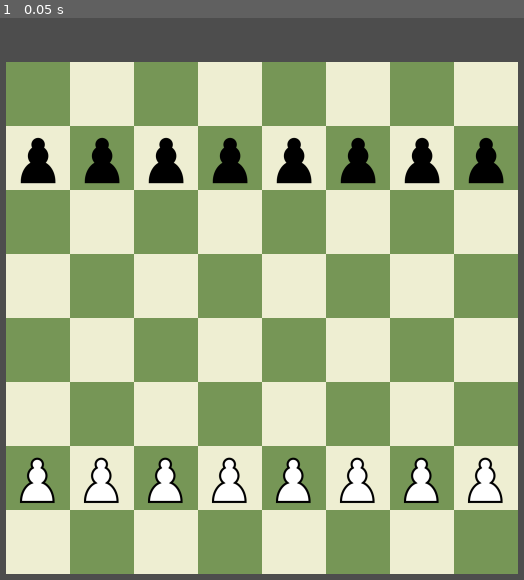
Above: before the commit, frame 1.
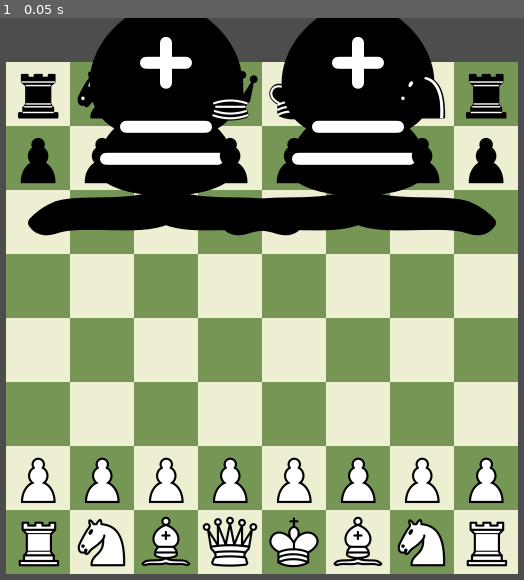
Above: after the commit, the same moment.

Repository: Lizard-Brain-Labs/chess-game
Game: Godot game, scene res://scenes/main.tscn
Two runs of this game, one before a commit and one after it. Both use one fixed random seed, a clock stepped at 60 frames per second and the inputs below.
Inputs:
- Up to frame 1 (0.05 s): no input

The runs differ from the first frame. In frame 1, 88% of the frame differs, in the area x 1-99%, y 0-99%.

Commit message:
updating piece assets

Diff:
--- a/chessboard.gd
+++ b/chessboard.gd
@@ -18,9 +18,9 @@
 		for file in range(0,8):
 			var square = ColorRect.new()
 			if (rank + file) % 2 == 0:
+				square.color = board_color_light
+			else:
 				square.color = board_color_dark
-			else:
-				square.color = board_color_light
 			square.size = Vector2(square_size, square_size)
 			square.position = Vector2(file * square_size, rank * square_size)
 			square.name = "%s%d" % [char(file + 97), 8 - rank]
@@ -31,3 +31,9 @@
 func get_square_pos(rank:int, file:int) -> Vector2:
 	var square_pos = Vector2(file * square_size, rank * square_size)
 	return square_pos
+
+func get_square(pos:Vector2) -> ColorRect:
+	var rank = int(pos.y / 64)
+	var file = int(pos.x / 64)
+	var square_name = "%s%d" % [char(file + 97), 8 - rank]
+	return squares[square_name]
--- /dev/null
+++ b/pieces/bishop_black.tscn
@@ -0,0 +1,8 @@
+[gd_scene load_steps=2 format=3 uid="uid://ogerbx64p5yp"]
+
+[ext_resource type="Texture2D" uid="uid://djv1klxfaq4lq" path="res://resources/Chess_bdt45.svg" id="1_axanw"]
+
+[node name="BishopBlack" type="Node2D"]
+
+[node name="Sprite2D" type="Sprite2D" parent="."]
+texture = ExtResource("1_axanw")
--- /dev/null
+++ b/pieces/bishop_white.tscn
@@ -0,0 +1,8 @@
+[gd_scene load_steps=2 format=3 uid="uid://c4duy5aivihrm"]
+
+[ext_resource type="Texture2D" uid="uid://ct3auy3a2pqjp" path="res://resources/bishop_white.png" id="1_6siiq"]
+
+[node name="BishopWhite" type="Node2D"]
+
+[node name="Sprite2D" type="Sprite2D" parent="."]
+texture = ExtResource("1_6siiq")
--- /dev/null
+++ b/pieces/king_black.tscn
@@ -0,0 +1,8 @@
+[gd_scene load_steps=2 format=3 uid="uid://b5e3msofqelex"]
+
+[ext_resource type="Texture2D" uid="uid://bjdtmxhoyyl8e" path="res://resources/king_black.png" id="1_wjufy"]
+
+[node name="KingBlack" type="Node2D"]
+
+[node name="Sprite2D" type="Sprite2D" parent="."]
+texture = ExtResource("1_wjufy")
--- /dev/null
+++ b/pieces/king_white.tscn
@@ -0,0 +1,8 @@
+[gd_scene load_steps=2 format=3 uid="uid://dx6lyr1qpndfi"]
+
+[ext_resource type="Texture2D" uid="uid://bjiiskb287uda" path="res://resources/king_white.png" id="1_uu3d1"]
+
+[node name="KingWhite" type="Node2D"]
+
+[node name="Sprite2D" type="Sprite2D" parent="."]
+texture = ExtResource("1_uu3d1")
--- /dev/null
+++ b/pieces/knight_black.tscn
@@ -0,0 +1,8 @@
+[gd_scene load_steps=2 format=3 uid="uid://da41tfirvbps7"]
+
+[ext_resource type="Texture2D" uid="uid://denlevxou7ggk" path="res://resources/knight_black.png" id="1_4tpnu"]
+
+[node name="KnightBlack" type="Node2D"]
+
+[node name="Sprite2D" type="Sprite2D" parent="."]
+texture = ExtResource("1_4tpnu")
--- /dev/null
+++ b/pieces/knight_white.tscn
@@ -0,0 +1,8 @@
+[gd_scene load_steps=2 format=3 uid="uid://beofx00i06a74"]
+
+[ext_resource type="Texture2D" uid="uid://byj8gec5bgw86" path="res://resources/knight_white.png" id="1_sysm8"]
+
+[node name="KnightWhite" type="Node2D"]
+
+[node name="Sprite2D" type="Sprite2D" parent="."]
+texture = ExtResource("1_sysm8")
--- a/pieces/pawn_white.tscn
+++ b/pieces/pawn_white.tscn
@@ -5,4 +5,5 @@
 [node name="PawnWhite" type="Node2D"]
 
 [node name="Sprite2D" type="Sprite2D" parent="."]
+position = Vector2(1, 0)
 texture = ExtResource("1_m0rj4")
--- /dev/null
+++ b/pieces/queen_black.tscn
@@ -0,0 +1,8 @@
+[gd_scene load_steps=2 format=3 uid="uid://d1652qfks4m4n"]
+
+[ext_resource type="Texture2D" uid="uid://b78av2controq" path="res://resources/queen_black.png" id="1_j234a"]
+
+[node name="QueenBlack" type="Node2D"]
+
+[node name="Sprite2D" type="Sprite2D" parent="."]
+texture = ExtResource("1_j234a")
--- /dev/null
+++ b/pieces/queen_white.tscn
@@ -0,0 +1,8 @@
+[gd_scene load_steps=2 format=3 uid="uid://ce153lrjwjtot"]
+
+[ext_resource type="Texture2D" uid="uid://drtlen3cts61" path="res://resources/queen_white.png" id="1_xl0sh"]
+
+[node name="QueenWhite" type="Node2D"]
+
+[node name="Sprite2D" type="Sprite2D" parent="."]
+texture = ExtResource("1_xl0sh")
--- /dev/null
+++ b/pieces/rook_black.tscn
@@ -0,0 +1,8 @@
+[gd_scene load_steps=2 format=3 uid="uid://cipka3vfcg08s"]
+
+[ext_resource type="Texture2D" uid="uid://ejf0orq161ca" path="res://resources/rook_black.png" id="1_c7s38"]
+
+[node name="RookBlack" type="Node2D"]
+
+[node name="Sprite2D" type="Sprite2D" parent="."]
+texture = ExtResource("1_c7s38")
--- /dev/null
+++ b/pieces/rook_white.tscn
@@ -0,0 +1,8 @@
+[gd_scene load_steps=2 format=3 uid="uid://qeftsmt2y5lx"]
+
+[ext_resource type="Texture2D" uid="uid://t8ox6n2cmru5" path="res://resources/rook_white.png" id="1_5h2io"]
+
+[node name="RookWhite" type="Node2D"]
+
+[node name="Sprite2D" type="Sprite2D" parent="."]
+texture = ExtResource("1_5h2io")
--- /dev/null
+++ b/resources/Chess_bdt45.svg
@@ -0,0 +1,12 @@
+<?xml version="1.0" encoding="UTF-8" standalone="no"?>
+<!DOCTYPE svg PUBLIC "-//W3C//DTD SVG 1.1//EN" "http://www.w3.org/Graphics/SVG/1.1/DTD/svg11.dtd">
+<svg xmlns="http://www.w3.org/2000/svg" version="1.1" width="45" height="45">
+  <g style="opacity:1; fill:none; fill-rule:evenodd; fill-opacity:1; stroke:#000000; stroke-width:1.5; stroke-linecap:round; stroke-linejoin:round; stroke-miterlimit:4; stroke-dasharray:none; stroke-opacity:1;" transform="translate(0,0.6)">
+    <g style="fill:#000000; stroke:#000000; stroke-linecap:butt;">
+      <path d="M 9,36 C 12.39,35.03 19.11,36.43 22.5,34 C 25.89,36.43 32.61,35.03 36,36 C 36,36 37.65,36.54 39,38 C 38.32,38.97 37.35,38.99 36,38.5 C 32.61,37.53 25.89,38.96 22.5,37.5 C 19.11,38.96 12.39,37.53 9,38.5 C 7.65,38.99 6.68,38.97 6,38 C 7.35,36.54 9,36 9,36 z"/>
+      <path d="M 15,32 C 17.5,34.5 27.5,34.5 30,32 C 30.5,30.5 30,30 30,30 C 30,27.5 27.5,26 27.5,26 C 33,24.5 33.5,14.5 22.5,10.5 C 11.5,14.5 12,24.5 17.5,26 C 17.5,26 15,27.5 15,30 C 15,30 14.5,30.5 15,32 z"/>
+      <path d="M 25 8 A 2.5 2.5 0 1 1  20,8 A 2.5 2.5 0 1 1  25 8 z"/>
+    </g>
+    <path d="M 17.5,26 L 27.5,26 M 15,30 L 30,30 M 22.5,15.5 L 22.5,20.5 M 20,18 L 25,18" style="fill:none; stroke:#ffffff; stroke-linejoin:miter;"/>
+  </g>
+</svg>
--- /dev/null
+++ b/resources/Chess_blt45.svg
@@ -0,0 +1,12 @@
+<?xml version="1.0" encoding="UTF-8" standalone="no"?>
+<!DOCTYPE svg PUBLIC "-//W3C//DTD SVG 1.1//EN" "http://www.w3.org/Graphics/SVG/1.1/DTD/svg11.dtd">
+<svg xmlns="http://www.w3.org/2000/svg" version="1.1" width="45" height="45">
+  <g style="opacity:1; fill:none; fill-rule:evenodd; fill-opacity:1; stroke:#000000; stroke-width:1.5; stroke-linecap:round; stroke-linejoin:round; stroke-miterlimit:4; stroke-dasharray:none; stroke-opacity:1;" transform="translate(0,0.6)">
+    <g style="fill:#ffffff; stroke:#000000; stroke-linecap:butt;">
+      <path d="M 9,36 C 12.39,35.03 19.11,36.43 22.5,34 C 25.89,36.43 32.61,35.03 36,36 C 36,36 37.65,36.54 39,38 C 38.32,38.97 37.35,38.99 36,38.5 C 32.61,37.53 25.89,38.96 22.5,37.5 C 19.11,38.96 12.39,37.53 9,38.5 C 7.65,38.99 6.68,38.97 6,38 C 7.35,36.54 9,36 9,36 z"/>
+      <path d="M 15,32 C 17.5,34.5 27.5,34.5 30,32 C 30.5,30.5 30,30 30,30 C 30,27.5 27.5,26 27.5,26 C 33,24.5 33.5,14.5 22.5,10.5 C 11.5,14.5 12,24.5 17.5,26 C 17.5,26 15,27.5 15,30 C 15,30 14.5,30.5 15,32 z"/>
+      <path d="M 25 8 A 2.5 2.5 0 1 1  20,8 A 2.5 2.5 0 1 1  25 8 z"/>
+    </g>
+    <path d="M 17.5,26 L 27.5,26 M 15,30 L 30,30 M 22.5,15.5 L 22.5,20.5 M 20,18 L 25,18" style="fill:none; stroke:#000000; stroke-linejoin:miter;"/>
+  </g>
+</svg>
--- /dev/null
+++ b/resources/Chess_kdt45.svg
@@ -0,0 +1,12 @@
+<?xml version="1.0" encoding="UTF-8" standalone="no"?>
+<!DOCTYPE svg PUBLIC "-//W3C//DTD SVG 1.1//EN" "http://www.w3.org/Graphics/SVG/1.1/DTD/svg11.dtd">
+<svg xmlns="http://www.w3.org/2000/svg" version="1.1" width="45" height="45">
+  <g style="fill:none; fill-opacity:1; fill-rule:evenodd; stroke:#000000; stroke-width:1.5; stroke-linecap:round;stroke-linejoin:round;stroke-miterlimit:4; stroke-dasharray:none; stroke-opacity:1;">
+    <path d="M 22.5,11.63 L 22.5,6" style="fill:none; stroke:#000000; stroke-linejoin:miter;" id="path6570"/>
+    <path d="M 22.5,25 C 22.5,25 27,17.5 25.5,14.5 C 25.5,14.5 24.5,12 22.5,12 C 20.5,12 19.5,14.5 19.5,14.5 C 18,17.5 22.5,25 22.5,25" style="fill:#000000;fill-opacity:1; stroke-linecap:butt; stroke-linejoin:miter;"/>
+    <path d="M 12.5,37 C 18,40.5 27,40.5 32.5,37 L 32.5,30 C 32.5,30 41.5,25.5 38.5,19.5 C 34.5,13 25,16 22.5,23.5 L 22.5,27 L 22.5,23.5 C 20,16 10.5,13 6.5,19.5 C 3.5,25.5 12.5,30 12.5,30 L 12.5,37" style="fill:#000000; stroke:#000000;"/>
+    <path d="M 20,8 L 25,8" style="fill:none; stroke:#000000; stroke-linejoin:miter;"/>
+    <path d="M 32,29.5 C 32,29.5 40.5,25.5 38.03,19.85 C 34.15,14 25,18 22.5,24.5 L 22.5,26.6 L 22.5,24.5 C 20,18 10.85,14 6.97,19.85 C 4.5,25.5 13,29.5 13,29.5" style="fill:none; stroke:#ffffff;"/>
+    <path d="M 12.5,30 C 18,27 27,27 32.5,30 M 12.5,33.5 C 18,30.5 27,30.5 32.5,33.5 M 12.5,37 C 18,34 27,34 32.5,37" style="fill:none; stroke:#ffffff;"/>
+  </g>
+</svg>
--- /dev/null
+++ b/resources/Chess_klt45.svg
@@ -0,0 +1,9 @@
+<?xml version="1.0" encoding="UTF-8" standalone="no"?>
+<svg xmlns="http://www.w3.org/2000/svg" width="45" height="45">
+  <g fill="none" fill-rule="evenodd" stroke="#000" stroke-linecap="round" stroke-linejoin="round" stroke-width="1.5">
+    <path stroke-linejoin="miter" d="M22.5 11.63V6M20 8h5"/>
+    <path fill="#fff" stroke-linecap="butt" stroke-linejoin="miter" d="M22.5 25s4.5-7.5 3-10.5c0 0-1-2.5-3-2.5s-3 2.5-3 2.5c-1.5 3 3 10.5 3 10.5"/>
+    <path fill="#fff" d="M12.5 37c5.5 3.5 14.5 3.5 20 0v-7s9-4.5 6-10.5c-4-6.5-13.5-3.5-16 4V27v-3.5c-2.5-7.5-12-10.5-16-4-3 6 6 10.5 6 10.5v7"/>
+    <path d="M12.5 30c5.5-3 14.5-3 20 0m-20 3.5c5.5-3 14.5-3 20 0m-20 3.5c5.5-3 14.5-3 20 0"/>
+  </g>
+</svg>
--- /dev/null
+++ b/resources/Chess_ndt45.svg
@@ -0,0 +1,22 @@
+<?xml version="1.0" encoding="UTF-8" standalone="no"?>
+<!DOCTYPE svg PUBLIC "-//W3C//DTD SVG 1.1//EN" "http://www.w3.org/Graphics/SVG/1.1/DTD/svg11.dtd">
+<svg xmlns="http://www.w3.org/2000/svg" version="1.1" width="45" height="45">
+  <g style="opacity:1; fill:none; fill-opacity:1; fill-rule:evenodd; stroke:#000000; stroke-width:1.5; stroke-linecap:round;stroke-linejoin:round;stroke-miterlimit:4; stroke-dasharray:none; stroke-opacity:1;" transform="translate(0,0.3)">
+    <path
+      d="M 22,10 C 32.5,11 38.5,18 38,39 L 15,39 C 15,30 25,32.5 23,18"
+      style="fill:#000000; stroke:#000000;" />
+    <path
+      d="M 24,18 C 24.38,20.91 18.45,25.37 16,27 C 13,29 13.18,31.34 11,31 C 9.958,30.06 12.41,27.96 11,28 C 10,28 11.19,29.23 10,30 C 9,30 5.997,31 6,26 C 6,24 12,14 12,14 C 12,14 13.89,12.1 14,10.5 C 13.27,9.506 13.5,8.5 13.5,7.5 C 14.5,6.5 16.5,10 16.5,10 L 18.5,10 C 18.5,10 19.28,8.008 21,7 C 22,7 22,10 22,10"
+      style="fill:#000000; stroke:#000000;" />
+    <path
+      d="M 9.5 25.5 A 0.5 0.5 0 1 1 8.5,25.5 A 0.5 0.5 0 1 1 9.5 25.5 z"
+      style="fill:#ffffff; stroke:#ffffff;" />
+    <path
+      d="M 15 15.5 A 0.5 1.5 0 1 1  14,15.5 A 0.5 1.5 0 1 1  15 15.5 z"
+      transform="matrix(0.866,0.5,-0.5,0.866,9.693,-5.173)"
+      style="fill:#ffffff; stroke:#ffffff;" />
+    <path
+      d="M 24.55,10.4 L 24.1,11.85 L 24.6,12 C 27.75,13 30.25,14.49 32.5,18.75 C 34.75,23.01 35.75,29.06 35.25,39 L 35.2,39.5 L 37.45,39.5 L 37.5,39 C 38,28.94 36.62,22.15 34.25,17.66 C 31.88,13.17 28.46,11.02 25.06,10.5 L 24.55,10.4 z "
+      style="fill:#ffffff; stroke:none;" />
+  </g>
+</svg>
--- /dev/null
+++ b/resources/Chess_nlt45.svg
@@ -0,0 +1,19 @@
+<?xml version="1.0" encoding="UTF-8" standalone="no"?>
+<!DOCTYPE svg PUBLIC "-//W3C//DTD SVG 1.1//EN" "http://www.w3.org/Graphics/SVG/1.1/DTD/svg11.dtd">
+<svg xmlns="http://www.w3.org/2000/svg" version="1.1" width="45" height="45">
+  <g style="opacity:1; fill:none; fill-opacity:1; fill-rule:evenodd; stroke:#000000; stroke-width:1.5; stroke-linecap:round;stroke-linejoin:round;stroke-miterlimit:4; stroke-dasharray:none; stroke-opacity:1;" transform="translate(0,0.3)">
+    <path
+      d="M 22,10 C 32.5,11 38.5,18 38,39 L 15,39 C 15,30 25,32.5 23,18"
+      style="fill:#ffffff; stroke:#000000;" />
+    <path
+      d="M 24,18 C 24.38,20.91 18.45,25.37 16,27 C 13,29 13.18,31.34 11,31 C 9.958,30.06 12.41,27.96 11,28 C 10,28 11.19,29.23 10,30 C 9,30 5.997,31 6,26 C 6,24 12,14 12,14 C 12,14 13.89,12.1 14,10.5 C 13.27,9.506 13.5,8.5 13.5,7.5 C 14.5,6.5 16.5,10 16.5,10 L 18.5,10 C 18.5,10 19.28,8.008 21,7 C 22,7 22,10 22,10"
+      style="fill:#ffffff; stroke:#000000;" />
+    <path
+      d="M 9.5 25.5 A 0.5 0.5 0 1 1 8.5,25.5 A 0.5 0.5 0 1 1 9.5 25.5 z"
+      style="fill:#000000; stroke:#000000;" />
+    <path
+      d="M 15 15.5 A 0.5 1.5 0 1 1  14,15.5 A 0.5 1.5 0 1 1  15 15.5 z"
+      transform="matrix(0.866,0.5,-0.5,0.866,9.693,-5.173)"
+      style="fill:#000000; stroke:#000000;" />
+  </g>
+</svg>
--- /dev/null
+++ b/resources/Chess_pdt45.svg
@@ -0,0 +1,5 @@
+<?xml version="1.0" encoding="UTF-8" standalone="no"?>
+<!DOCTYPE svg PUBLIC "-//W3C//DTD SVG 1.1//EN" "http://www.w3.org/Graphics/SVG/1.1/DTD/svg11.dtd">
+<svg xmlns="http://www.w3.org/2000/svg" version="1.1" width="45" height="45">
+  <path d="m 22.5,9 c -2.21,0 -4,1.79 -4,4 0,0.89 0.29,1.71 0.78,2.38 C 17.33,16.5 16,18.59 16,21 c 0,2.03 0.94,3.84 2.41,5.03 C 15.41,27.09 11,31.58 11,39.5 H 34 C 34,31.58 29.59,27.09 26.59,26.03 28.06,24.84 29,23.03 29,21 29,18.59 27.67,16.5 25.72,15.38 26.21,14.71 26.5,13.89 26.5,13 c 0,-2.21 -1.79,-4 -4,-4 z" style="opacity:1; fill:#000000; fill-opacity:1; fill-rule:nonzero; stroke:#000000; stroke-width:1.5; stroke-linecap:round; stroke-linejoin:miter; stroke-miterlimit:4; stroke-dasharray:none; stroke-opacity:1;"/>
+</svg>
--- /dev/null
+++ b/resources/Chess_plt45.svg
@@ -0,0 +1,5 @@
+<?xml version="1.0" encoding="UTF-8" standalone="no"?>
+<!DOCTYPE svg PUBLIC "-//W3C//DTD SVG 1.1//EN" "http://www.w3.org/Graphics/SVG/1.1/DTD/svg11.dtd">
+<svg xmlns="http://www.w3.org/2000/svg" version="1.1" width="45" height="45">
+  <path d="m 22.5,9 c -2.21,0 -4,1.79 -4,4 0,0.89 0.29,1.71 0.78,2.38 C 17.33,16.5 16,18.59 16,21 c 0,2.03 0.94,3.84 2.41,5.03 C 15.41,27.09 11,31.58 11,39.5 H 34 C 34,31.58 29.59,27.09 26.59,26.03 28.06,24.84 29,23.03 29,21 29,18.59 27.67,16.5 25.72,15.38 26.21,14.71 26.5,13.89 26.5,13 c 0,-2.21 -1.79,-4 -4,-4 z" style="opacity:1; fill:#ffffff; fill-opacity:1; fill-rule:nonzero; stroke:#000000; stroke-width:1.5; stroke-linecap:round; stroke-linejoin:miter; stroke-miterlimit:4; stroke-dasharray:none; stroke-opacity:1;"/>
+</svg>
--- /dev/null
+++ b/resources/Chess_qdt45.svg
@@ -0,0 +1,27 @@
+<?xml version="1.0" encoding="utf-8" standalone="no"?>
+<!DOCTYPE svg PUBLIC "-//W3C//DTD SVG 1.1//EN"
+"http://www.w3.org/Graphics/SVG/1.1/DTD/svg11.dtd">
+<svg xmlns="http://www.w3.org/2000/svg" version="1.1" width="45"
+height="45">
+  <g style="fill:#000000;stroke:#000000;stroke-width:1.5; stroke-linecap:round;stroke-linejoin:round">
+
+    <path d="M 9,26 C 17.5,24.5 30,24.5 36,26 L 38.5,13.5 L 31,25 L 30.7,10.9 L 25.5,24.5 L 22.5,10 L 19.5,24.5 L 14.3,10.9 L 14,25 L 6.5,13.5 L 9,26 z"
+    style="stroke-linecap:butt;fill:#000000" />
+    <path d="m 9,26 c 0,2 1.5,2 2.5,4 1,1.5 1,1 0.5,3.5 -1.5,1 -1,2.5 -1,2.5 -1.5,1.5 0,2.5 0,2.5 6.5,1 16.5,1 23,0 0,0 1.5,-1 0,-2.5 0,0 0.5,-1.5 -1,-2.5 -0.5,-2.5 -0.5,-2 0.5,-3.5 1,-2 2.5,-2 2.5,-4 -8.5,-1.5 -18.5,-1.5 -27,0 z" />
+    <path d="M 11.5,30 C 15,29 30,29 33.5,30" />
+    <path d="m 12,33.5 c 6,-1 15,-1 21,0" />
+    <circle cx="6" cy="12" r="2" />
+    <circle cx="14" cy="9" r="2" />
+    <circle cx="22.5" cy="8" r="2" />
+    <circle cx="31" cy="9" r="2" />
+    <circle cx="39" cy="12" r="2" />
+    <path d="M 11,38.5 A 35,35 1 0 0 34,38.5"
+    style="fill:none; stroke:#000000;stroke-linecap:butt;" />
+    <g style="fill:none; stroke:#ffffff;">
+      <path d="M 11,29 A 35,35 1 0 1 34,29" />
+      <path d="M 12.5,31.5 L 32.5,31.5" />
+      <path d="M 11.5,34.5 A 35,35 1 0 0 33.5,34.5" />
+      <path d="M 10.5,37.5 A 35,35 1 0 0 34.5,37.5" />
+    </g>
+  </g>
+</svg>
--- /dev/null
+++ b/resources/Chess_qlt45.svg
@@ -0,0 +1,15 @@
+<?xml version="1.0" encoding="UTF-8" standalone="no"?>
+<!DOCTYPE svg PUBLIC "-//W3C//DTD SVG 1.1//EN" "http://www.w3.org/Graphics/SVG/1.1/DTD/svg11.dtd">
+<svg xmlns="http://www.w3.org/2000/svg" version="1.1" width="45" height="45">
+  <g style="fill:#ffffff;stroke:#000000;stroke-width:1.5;stroke-linejoin:round">
+    <path d="M 9,26 C 17.5,24.5 30,24.5 36,26 L 38.5,13.5 L 31,25 L 30.7,10.9 L 25.5,24.5 L 22.5,10 L 19.5,24.5 L 14.3,10.9 L 14,25 L 6.5,13.5 L 9,26 z"/>
+    <path d="M 9,26 C 9,28 10.5,28 11.5,30 C 12.5,31.5 12.5,31 12,33.5 C 10.5,34.5 11,36 11,36 C 9.5,37.5 11,38.5 11,38.5 C 17.5,39.5 27.5,39.5 34,38.5 C 34,38.5 35.5,37.5 34,36 C 34,36 34.5,34.5 33,33.5 C 32.5,31 32.5,31.5 33.5,30 C 34.5,28 36,28 36,26 C 27.5,24.5 17.5,24.5 9,26 z"/>
+    <path d="M 11.5,30 C 15,29 30,29 33.5,30" style="fill:none"/>
+    <path d="M 12,33.5 C 18,32.5 27,32.5 33,33.5" style="fill:none"/>
+    <circle cx="6" cy="12" r="2" />
+    <circle cx="14" cy="9" r="2" />
+    <circle cx="22.5" cy="8" r="2" />
+    <circle cx="31" cy="9" r="2" />
+    <circle cx="39" cy="12" r="2" />
+  </g>
+</svg>
--- /dev/null
+++ b/resources/Chess_rdt45.svg
@@ -0,0 +1,39 @@
+<?xml version="1.0" encoding="UTF-8" standalone="no"?>
+<!DOCTYPE svg PUBLIC "-//W3C//DTD SVG 1.1//EN" "http://www.w3.org/Graphics/SVG/1.1/DTD/svg11.dtd">
+<svg xmlns="http://www.w3.org/2000/svg" version="1.1" width="45" height="45">
+  <g style="opacity:1; fill:#000000; fill-opacity:1; fill-rule:evenodd; stroke:#000000; stroke-width:1.5; stroke-linecap:round;stroke-linejoin:round;stroke-miterlimit:4; stroke-dasharray:none; stroke-opacity:1;" transform="translate(0,0.3)">
+    <path
+      d="M 9,39 L 36,39 L 36,36 L 9,36 L 9,39 z "
+      style="stroke-linecap:butt;" />
+    <path
+      d="M 12.5,32 L 14,29.5 L 31,29.5 L 32.5,32 L 12.5,32 z "
+      style="stroke-linecap:butt;" />
+    <path
+      d="M 12,36 L 12,32 L 33,32 L 33,36 L 12,36 z "
+      style="stroke-linecap:butt;" />
+    <path
+      d="M 14,29.5 L 14,16.5 L 31,16.5 L 31,29.5 L 14,29.5 z "
+      style="stroke-linecap:butt;stroke-linejoin:miter;" />
+    <path
+      d="M 14,16.5 L 11,14 L 34,14 L 31,16.5 L 14,16.5 z "
+      style="stroke-linecap:butt;" />
+    <path
+      d="M 11,14 L 11,9 L 15,9 L 15,11 L 20,11 L 20,9 L 25,9 L 25,11 L 30,11 L 30,9 L 34,9 L 34,14 L 11,14 z "
+      style="stroke-linecap:butt;" />
+    <path
+      d="M 12,35.5 L 33,35.5 L 33,35.5"
+      style="fill:none; stroke:#ffffff; stroke-width:1; stroke-linejoin:miter;" />
+    <path
+      d="M 13,31.5 L 32,31.5"
+      style="fill:none; stroke:#ffffff; stroke-width:1; stroke-linejoin:miter;" />
+    <path
+      d="M 14,29.5 L 31,29.5"
+      style="fill:none; stroke:#ffffff; stroke-width:1; stroke-linejoin:miter;" />
+    <path
+      d="M 14,16.5 L 31,16.5"
+      style="fill:none; stroke:#ffffff; stroke-width:1; stroke-linejoin:miter;" />
+    <path
+      d="M 11,14 L 34,14"
+      style="fill:none; stroke:#ffffff; stroke-width:1; stroke-linejoin:miter;" />
+  </g>
+</svg>
--- /dev/null
+++ b/resources/Chess_rlt45.svg
@@ -0,0 +1,25 @@
+<?xml version="1.0" encoding="UTF-8" standalone="no"?>
+<!DOCTYPE svg PUBLIC "-//W3C//DTD SVG 1.1//EN" "http://www.w3.org/Graphics/SVG/1.1/DTD/svg11.dtd">
+<svg xmlns="http://www.w3.org/2000/svg" version="1.1" width="45" height="45">
+  <g style="opacity:1; fill:#ffffff; fill-opacity:1; fill-rule:evenodd; stroke:#000000; stroke-width:1.5; stroke-linecap:round;stroke-linejoin:round;stroke-miterlimit:4; stroke-dasharray:none; stroke-opacity:1;" transform="translate(0,0.3)">
+    <path
+      d="M 9,39 L 36,39 L 36,36 L 9,36 L 9,39 z "
+      style="stroke-linecap:butt;" />
+    <path
+      d="M 12,36 L 12,32 L 33,32 L 33,36 L 12,36 z "
+      style="stroke-linecap:butt;" />
+    <path
+      d="M 11,14 L 11,9 L 15,9 L 15,11 L 20,11 L 20,9 L 25,9 L 25,11 L 30,11 L 30,9 L 34,9 L 34,14"
+      style="stroke-linecap:butt;" />
+    <path
+      d="M 34,14 L 31,17 L 14,17 L 11,14" />
+    <path
+      d="M 31,17 L 31,29.5 L 14,29.5 L 14,17"
+      style="stroke-linecap:butt; stroke-linejoin:miter;" />
+    <path
+      d="M 31,29.5 L 32.5,32 L 12.5,32 L 14,29.5" />
+    <path
+      d="M 11,14 L 34,14"
+      style="fill:none; stroke:#000000; stroke-linejoin:miter;" />
+  </g>
+</svg>
--- a/scenes/main.gd
+++ b/scenes/main.gd
@@ -2,25 +2,42 @@
 
 @onready var board = $chessboard
 
-var files = ['a', 'b', 'c', 'd', 'e', 'f', 'g', 'h']
-
-var piece_scenes = {
+const files = ['a', 'b', 'c', 'd', 'e', 'f', 'g', 'h']
+const piece_order = ["rook", "knight", "bishop", "queen", "king", "bishop", "knight", "rook"]
+const piece_scenes = {
 	"white_pawn": preload("res://pieces/pawn_white.tscn"),
-	"black_pawn": preload("res://pieces/pawn_black.tscn")
+	"black_pawn": preload("res://pieces/pawn_black.tscn"),
+	"white_rook": preload("res://pieces/rook_white.tscn"),
+	"black_rook": preload("res://pieces/rook_black.tscn"),
+	"white_knight": preload("res://pieces/knight_white.tscn"),
+	"black_knight": preload("res://pieces/knight_black.tscn"),
+	"white_bishop": preload("res://pieces/bishop_white.tscn"),
+	"black_bishop": preload("res://pieces/bishop_black.tscn"),
+	"white_queen": preload("res://pieces/queen_white.tscn"),
+	"black_queen": preload("res://pieces/queen_black.tscn"),
+	"white_king": preload("res://pieces/king_white.tscn"),
+	"black_king": preload("res://pieces/king_black.tscn")
 }
 
 func _ready():
 
 	# load default position
-	for file in files:
+	for i in files.size():
+		var file = files[i]
+		# add pawns
 		add_piece(file + '2', "pawn", "white")
 		add_piece(file + '7', "pawn", "black")
+		# add back rank pieces
+		add_piece(file + '1', piece_order[i], "white")
+		add_piece(file + '8', piece_order[i], "black")
 
 func _process(delta: float) -> void:
 	# User select piece
 	if Input.is_action_just_pressed("left_click"):
 		var mouse_local = board.get_local_mouse_position()
-		var board_cell = board.local_to_map(mouse_local)
+		var clicked_square = board.get_square(mouse_local)
+		print(clicked_square.name)
+
 
 func add_piece(square_name, piece, color):
 	var new_piece = piece_scenes[color + '_' + piece].instantiate()
Not shown, changed: asset_credits.txt
Not shown, added: resources/Chess_bdt45.svg.import
Not shown, added: resources/Chess_blt45.svg.import
Not shown, added: resources/Chess_kdt45.svg.import
Not shown, added: resources/Chess_klt45.svg.import
Not shown, added: resources/Chess_ndt45.svg.import
Not shown, added: resources/Chess_nlt45.svg.import
Not shown, added: resources/Chess_pdt45.svg.import
Not shown, added: resources/Chess_plt45.svg.import
Not shown, added: resources/Chess_qdt45.svg.import
Not shown, added: resources/Chess_qlt45.svg.import
Not shown, added: resources/Chess_rdt45.svg.import
(and 1 more such lines)
